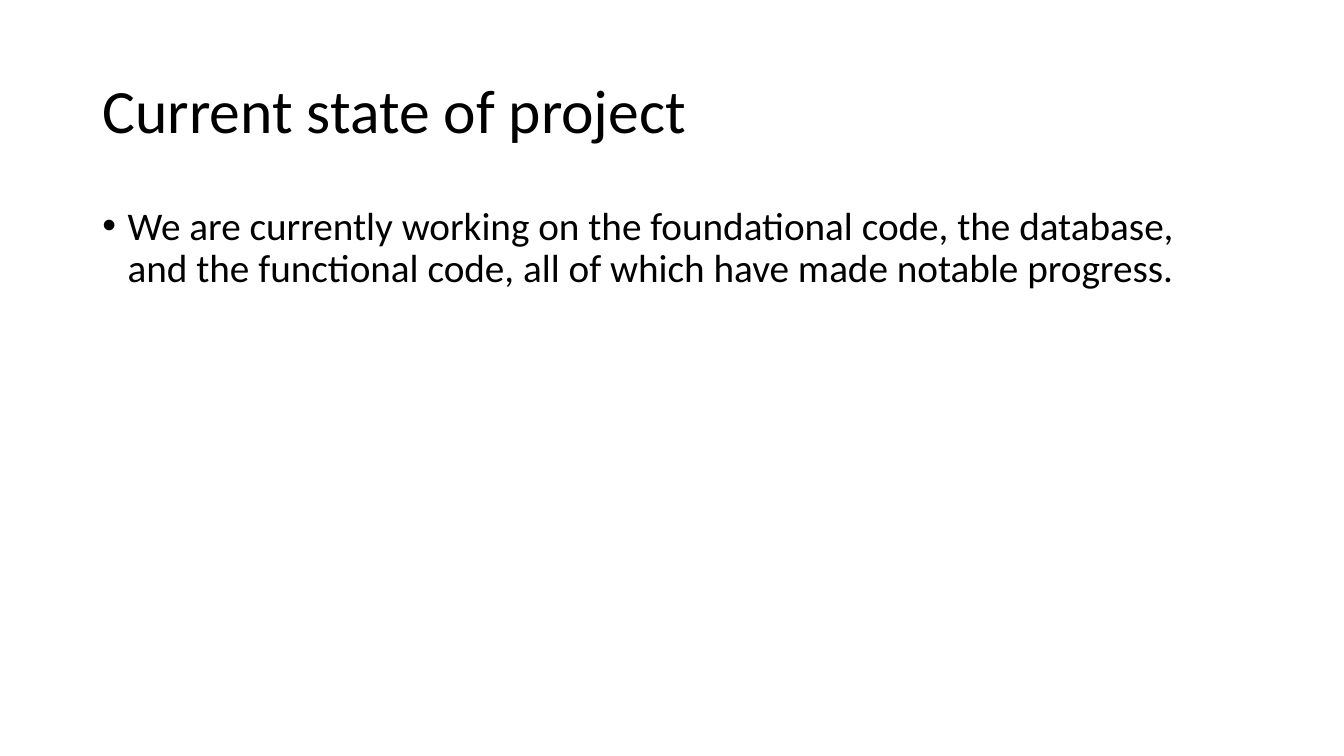
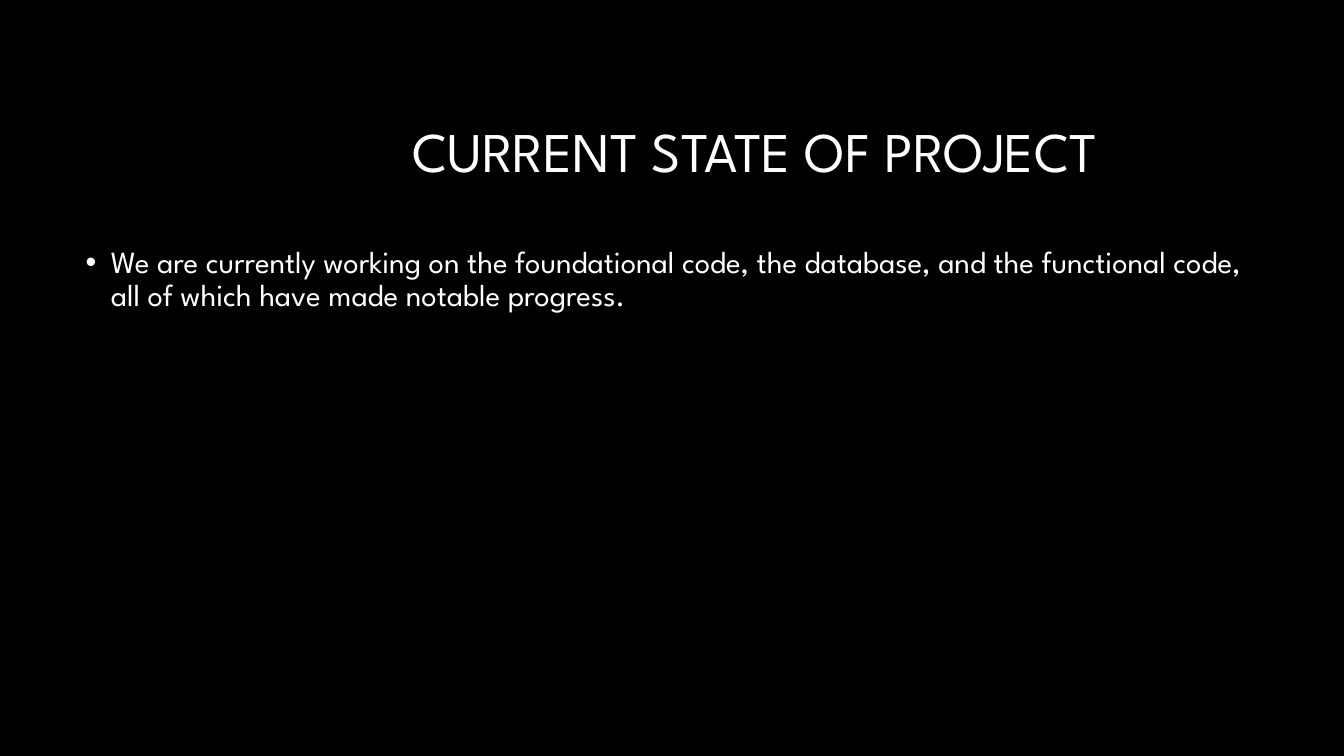
Before and after one commit to HaoranWang11/CS-Senior-DSGN-1, a slide deck: slide 7 of loglock.pptx. Drawn at 1344x756 pixels with LibreOffice and Linux fonts; fonts in the diff are those of the drawing; background and template pictures are left out. Boxes give left, top, right and bottom in pixels: in the first picture for what was removed or moved away, otherwise in the second. Text is boxed around its words. In the diff, an @@ line names an element or a change of style, - is before the commit and + after.

```diff
--- a/loglock.pptx
+++ b/loglock.pptx
@@ background #FFFFFF to #000000 @@
@@ title at [412, 134, 1097, 173]: text changed; size 44 to 40 pt; font Calibri to League Spartan; text colour #000000 to #FFFFFF @@
-Current state of project
+CURRENT STATE OF PROJECT
@@ text "We are currently working on ...": place and size @@
-text "We are currently working on ..." at [128, 212, 1173, 289]
+text "We are currently working on ..." at [111, 251, 1240, 313]
@@ text "We are currently working on ..." at [111, 251, 1240, 313]: size 28 to 22 pt, font Calibri to League Spartan, text colour #000000 to #FFFFFF @@
```
Also in this commit, not shown: 8 other slides changed, 1 slide added, 1 slide removed.
